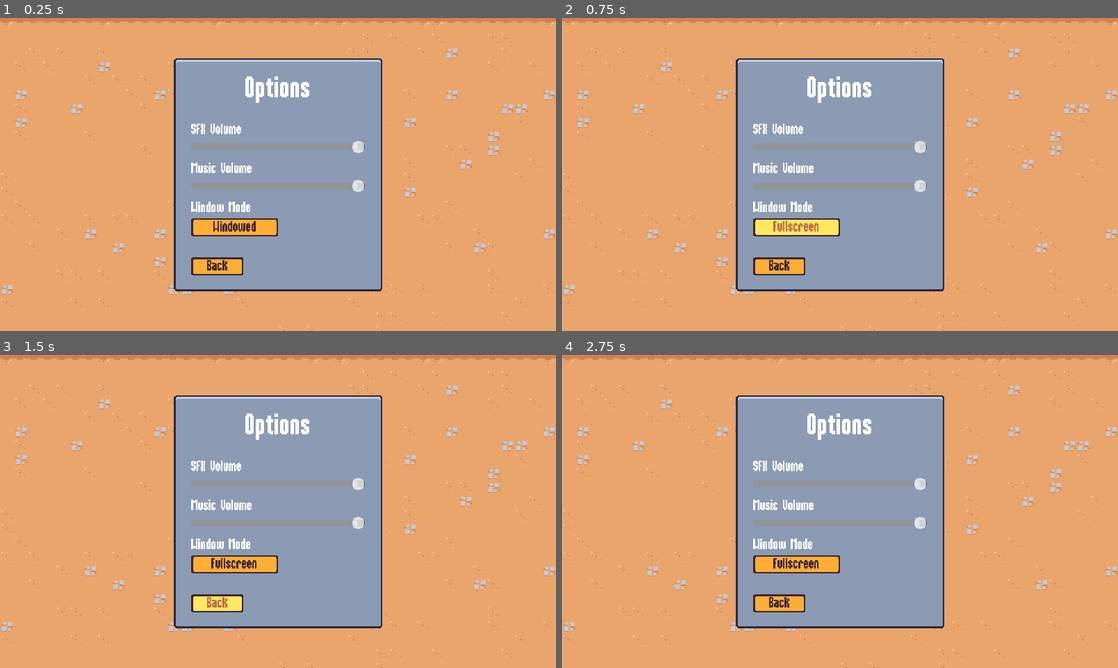
Above: before the commit, frames 1-4 (two rows, left to right).
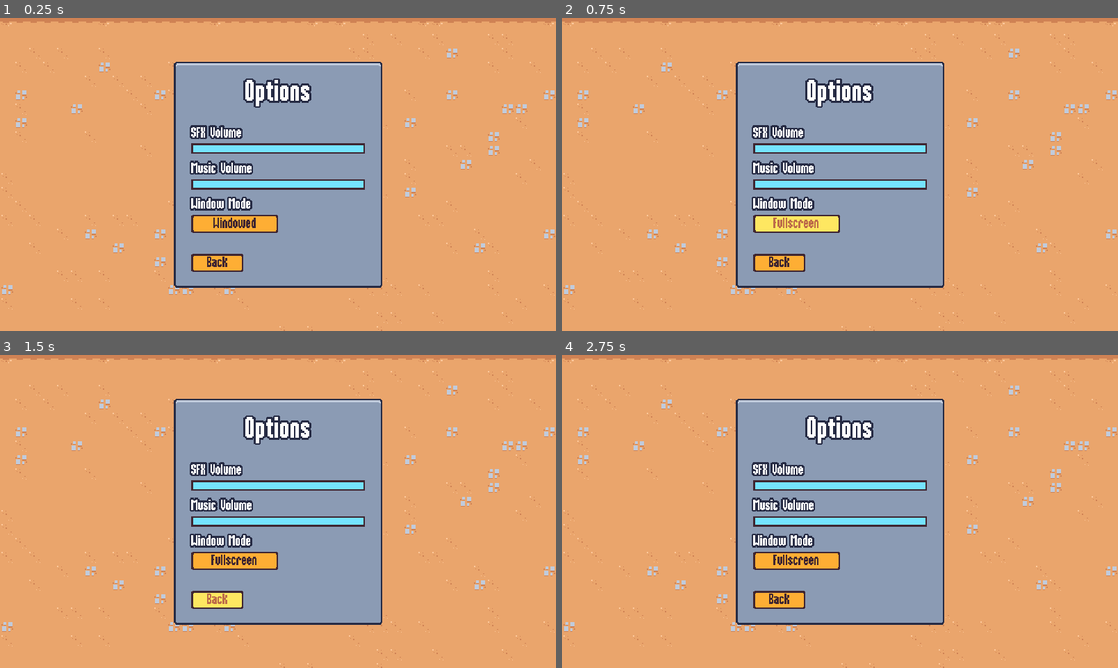
Above: after the commit, the same moments.

Repository: Destruction-Studios/Godot-Survival-Game
Game: Godot game, scene res://scenes/ui/options_menu.tscn
Two runs of this game, one before a commit and one after it. Both use one fixed random seed, a clock stepped at 60 frames per second and the inputs below. This scene is started directly instead of the project's main scene.
Inputs (mouse positions are in pixels of both pictures, inside the frame that each line leads up to):
- Up to frame 1 (0.25 s): no input
- Up to frame 2 (0.75 s): click "Windowed" at 0.5 s
- Up to frame 3 (1.5 s): click "Back" at 1.25 s
- Up to frame 4 (2.75 s): move the mouse to (962, 495) at 2.02 s; press the mouse at (962, 495) at 2.03 s; hold D (move_right) from 2.03 s (still down)

The runs differ from the first frame. In frame 1, 6.0% of the frame differs, in the area x 31-69%, y 12-88%; in frame 2, 6.1%; in frame 3, 6.1%; in frame 4, 6.1%.

Commit message:
Styled mengu
Added BlueTextOutline theme variant

Diff:
--- a/resources/theme/theme.tres
+++ b/resources/theme/theme.tres
@@ -53,6 +53,35 @@
 texture_margin_bottom = 3.0
 region_rect = Rect2(4, 20, 8, 8)
 
+[sub_resource type="PlaceholderTexture2D" id="PlaceholderTexture2D_50cox"]
+size = Vector2(0, 0)
+
+[sub_resource type="PlaceholderTexture2D" id="PlaceholderTexture2D_g32fx"]
+size = Vector2(0, 0)
+
+[sub_resource type="StyleBoxFlat" id="StyleBoxFlat_34gno"]
+bg_color = Color(0.458824, 0.890196, 1, 1)
+border_width_left = 2
+border_width_top = 2
+border_width_right = 2
+border_width_bottom = 2
+border_color = Color(0.8, 0.8, 0.8, 0)
+
+[sub_resource type="StyleBoxFlat" id="StyleBoxFlat_s2kyw"]
+bg_color = Color(0.458824, 0.890196, 1, 1)
+border_width_left = 2
+border_width_top = 2
+border_width_right = 2
+border_width_bottom = 2
+border_color = Color(0.8, 0.8, 0.8, 0)
+
+[sub_resource type="StyleBoxFlat" id="StyleBoxFlat_53ia4"]
+content_margin_left = 2.0
+content_margin_top = 6.0
+content_margin_right = 2.0
+content_margin_bottom = 6.0
+bg_color = Color(0.247059, 0.14902, 0.192157, 1)
+
 [sub_resource type="StyleBoxTexture" id="StyleBoxTexture_wpit5"]
 texture = ExtResource("1_4b0dx")
 texture_margin_left = 12.0
@@ -77,6 +106,12 @@
 default_font_size = 16
 AlternatePanelContainer/base_type = &"PanelContainer"
 AlternatePanelContainer/styles/panel = SubResource("StyleBoxTexture_7bvpe")
+BlueOutlineLabel/base_type = &"Label"
+BlueOutlineLabel/colors/font_outline_color = Color(0.14902, 0.168627, 0.266667, 1)
+BlueOutlineLabel/colors/font_shadow_color = Color(0.14902, 0.168627, 0.266667, 1)
+BlueOutlineLabel/constants/outline_size = 8
+BlueOutlineLabel/constants/shadow_offset_x = 0
+BlueOutlineLabel/constants/shadow_offset_y = 0
 Button/colors/font_color = Color(0.247059, 0.14902, 0.192157, 1)
 Button/colors/font_disabled_color = Color(0.875, 0.875, 0.875, 0.5)
 Button/colors/font_focus_color = Color(0.247059, 0.14902, 0.192157, 1)
@@ -99,6 +134,11 @@
 Button/styles/hover = SubResource("StyleBoxTexture_npxmq")
 Button/styles/normal = SubResource("StyleBoxTexture_2ffop")
 Button/styles/pressed = SubResource("StyleBoxTexture_2p74f")
+HSlider/icons/grabber = SubResource("PlaceholderTexture2D_50cox")
+HSlider/icons/grabber_highlight = SubResource("PlaceholderTexture2D_g32fx")
+HSlider/styles/grabber_area = SubResource("StyleBoxFlat_34gno")
+HSlider/styles/grabber_area_highlight = SubResource("StyleBoxFlat_s2kyw")
+HSlider/styles/slider = SubResource("StyleBoxFlat_53ia4")
 Label/constants/line_spacing = 0
 PanelContainer/styles/panel = SubResource("StyleBoxTexture_wpit5")
 ProgressBar/styles/background = SubResource("StyleBoxFlat_jylv1")
--- a/scenes/ui/ability_upgrade_card.tscn
+++ b/scenes/ui/ability_upgrade_card.tscn
@@ -248,9 +248,7 @@
 [node name="NameLabel" type="Label" parent="MarginContainer/VBoxContainer/PanelContainer"]
 unique_name_in_owner = true
 layout_mode = 2
-theme_override_colors/font_shadow_color = Color(0.14902, 0.168627, 0.266667, 1)
-theme_override_colors/font_outline_color = Color(0.14902, 0.168627, 0.266667, 1)
-theme_override_constants/outline_size = 8
+theme_type_variation = &"BlueOutlineLabel"
 theme_override_font_sizes/font_size = 32
 text = "Test Name"
 horizontal_alignment = 1
@@ -260,8 +258,6 @@
 [node name="DescriptionLabel" type="Label" parent="MarginContainer/VBoxContainer"]
 unique_name_in_owner = true
 layout_mode = 2
-theme_override_colors/font_shadow_color = Color(0.14902, 0.168627, 0.266667, 1)
-theme_override_colors/font_outline_color = Color(0.14902, 0.168627, 0.266667, 1)
-theme_override_constants/outline_size = 8
+theme_type_variation = &"BlueOutlineLabel"
 text = "some desc lol ggez"
 autowrap_mode = 2
--- a/scenes/ui/end_screen.tscn
+++ b/scenes/ui/end_screen.tscn
@@ -124,11 +124,8 @@
 [node name="TitleLabel" type="Label" parent="MarginContainer/PanelContainer/MarginContainer/VBoxContainer"]
 unique_name_in_owner = true
 layout_mode = 2
+theme_type_variation = &"BlueOutlineLabel"
 theme_override_colors/font_shadow_color = Color(0.14902, 0.168627, 0.266667, 1)
-theme_override_colors/font_outline_color = Color(0.14902, 0.168627, 0.266667, 1)
-theme_override_constants/shadow_offset_x = 0
-theme_override_constants/shadow_offset_y = 0
-theme_override_constants/outline_size = 8
 theme_override_font_sizes/font_size = 32
 text = "Victory"
 horizontal_alignment = 1
@@ -137,10 +134,7 @@
 [node name="DescriptionLabel" type="Label" parent="MarginContainer/PanelContainer/MarginContainer/VBoxContainer"]
 unique_name_in_owner = true
 layout_mode = 2
-theme_override_colors/font_outline_color = Color(0.14902, 0.168627, 0.266667, 1)
-theme_override_constants/shadow_offset_x = 0
-theme_override_constants/shadow_offset_y = 0
-theme_override_constants/outline_size = 6
+theme_type_variation = &"BlueOutlineLabel"
 text = "You Win!"
 
 [node name="VBoxContainer" type="VBoxContainer" parent="MarginContainer/PanelContainer/MarginContainer/VBoxContainer"]
--- a/scenes/ui/main_menu.tscn
+++ b/scenes/ui/main_menu.tscn
@@ -1,8 +1,9 @@
-[gd_scene load_steps=4 format=3 uid="uid://dvg333vmx3k8w"]
+[gd_scene load_steps=5 format=3 uid="uid://dvg333vmx3k8w"]
 
 [ext_resource type="Script" path="res://scenes/ui/main_menu.gd" id="1_1hwcc"]
 [ext_resource type="TileSet" uid="uid://d2orcxbio2q2d" path="res://resources/tileset.tres" id="1_32c4g"]
 [ext_resource type="PackedScene" uid="uid://ds57xh7hocofo" path="res://scenes/ui/sound_button.tscn" id="2_j68mf"]
+[ext_resource type="PackedScene" uid="uid://byqlyj7h41uks" path="res://scenes/ui/vignette.tscn" id="3_yutej"]
 
 [node name="MainMenu" type="CanvasLayer"]
 script = ExtResource("1_1hwcc")
@@ -38,6 +39,7 @@
 
 [node name="Label" type="Label" parent="MarginContainer/PanelContainer/MarginContainer/VBoxContainer"]
 layout_mode = 2
+theme_type_variation = &"BlueOutlineLabel"
 theme_override_font_sizes/font_size = 32
 text = "The Arena"
 
@@ -55,3 +57,5 @@
 unique_name_in_owner = true
 layout_mode = 2
 text = "Quit"
+
+[node name="Vignette" parent="." instance=ExtResource("3_yutej")]
--- a/scenes/ui/options_menu.tscn
+++ b/scenes/ui/options_menu.tscn
@@ -1,6 +1,7 @@
-[gd_scene load_steps=4 format=3 uid="uid://bbucgf1pewmk2"]
+[gd_scene load_steps=5 format=3 uid="uid://bbucgf1pewmk2"]
 
 [ext_resource type="Script" path="res://scenes/ui/options_menu.gd" id="1_gbb7m"]
+[ext_resource type="PackedScene" uid="uid://byqlyj7h41uks" path="res://scenes/ui/vignette.tscn" id="2_23bqn"]
 [ext_resource type="TileSet" uid="uid://d2orcxbio2q2d" path="res://resources/tileset.tres" id="2_yxiq4"]
 [ext_resource type="PackedScene" uid="uid://ds57xh7hocofo" path="res://scenes/ui/sound_button.tscn" id="3_re13f"]
 
@@ -40,6 +41,7 @@
 
 [node name="Label" type="Label" parent="MarginContainer/PanelContainer/MarginContainer/VBoxContainer"]
 layout_mode = 2
+theme_type_variation = &"BlueOutlineLabel"
 theme_override_font_sizes/font_size = 32
 text = "Options"
 horizontal_alignment = 1
@@ -53,6 +55,7 @@
 
 [node name="Label" type="Label" parent="MarginContainer/PanelContainer/MarginContainer/VBoxContainer/VBoxContainer/SfxContainer"]
 layout_mode = 2
+theme_type_variation = &"BlueOutlineLabel"
 text = "SFX Volume"
 
 [node name="SFXSlider" type="HSlider" parent="MarginContainer/PanelContainer/MarginContainer/VBoxContainer/VBoxContainer/SfxContainer"]
@@ -67,6 +70,7 @@
 
 [node name="Label" type="Label" parent="MarginContainer/PanelContainer/MarginContainer/VBoxContainer/VBoxContainer/MusicContainer"]
 layout_mode = 2
+theme_type_variation = &"BlueOutlineLabel"
 text = "Music Volume"
 
 [node name="MusicSlider" type="HSlider" parent="MarginContainer/PanelContainer/MarginContainer/VBoxContainer/VBoxContainer/MusicContainer"]
@@ -74,12 +78,14 @@
 layout_mode = 2
 max_value = 1.0
 step = 0.01
+value = 0.5
 
 [node name="WindowModeContainer" type="VBoxContainer" parent="MarginContainer/PanelContainer/MarginContainer/VBoxContainer/VBoxContainer"]
 layout_mode = 2
 
 [node name="Label" type="Label" parent="MarginContainer/PanelContainer/MarginContainer/VBoxContainer/VBoxContainer/WindowModeContainer"]
 layout_mode = 2
+theme_type_variation = &"BlueOutlineLabel"
 text = "Window Mode"
 
 [node name="WindowButton" parent="MarginContainer/PanelContainer/MarginContainer/VBoxContainer/VBoxContainer/WindowModeContainer" instance=ExtResource("3_re13f")]
@@ -95,3 +101,5 @@
 size_flags_horizontal = 0
 text = "Back
 "
+
+[node name="Vignette" parent="." instance=ExtResource("2_23bqn")]
Not shown: 1 places in resources/theme/theme.tres that only renumber resources
